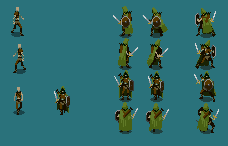
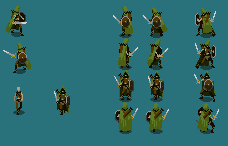
Before/after of a 228 × 146 layered artwork. What changed in the layer stack:
showed group "Weapons" (1st of 2, in "Right") (21 layers) over [9, 6, 27, 25]
showed group "Cloak" (1st of 3, in "Right") (6 layers) over [6, 6, 21, 33]
showed group "Cloak Back" (1st of 3, in "Right") (6 layers) over [9, 14, 20, 32]
showed group "Shield" (1st of 2, in "Right") (6 layers) over [17, 12, 26, 24]
showed group "Weapons" (2nd of 2, in "Left") (21 layers) over [18, 43, 28, 64]
showed group "Cloak" (2nd of 3, in "Left") (6 layers) over [9, 6, 31, 70]
showed group "Cloak Back" (2nd of 3, in "Left") (6 layers) over [10, 14, 27, 67]
showed group "Sword" (2nd of 2, in "Left") (6 layers) over [3, 50, 23, 61]
